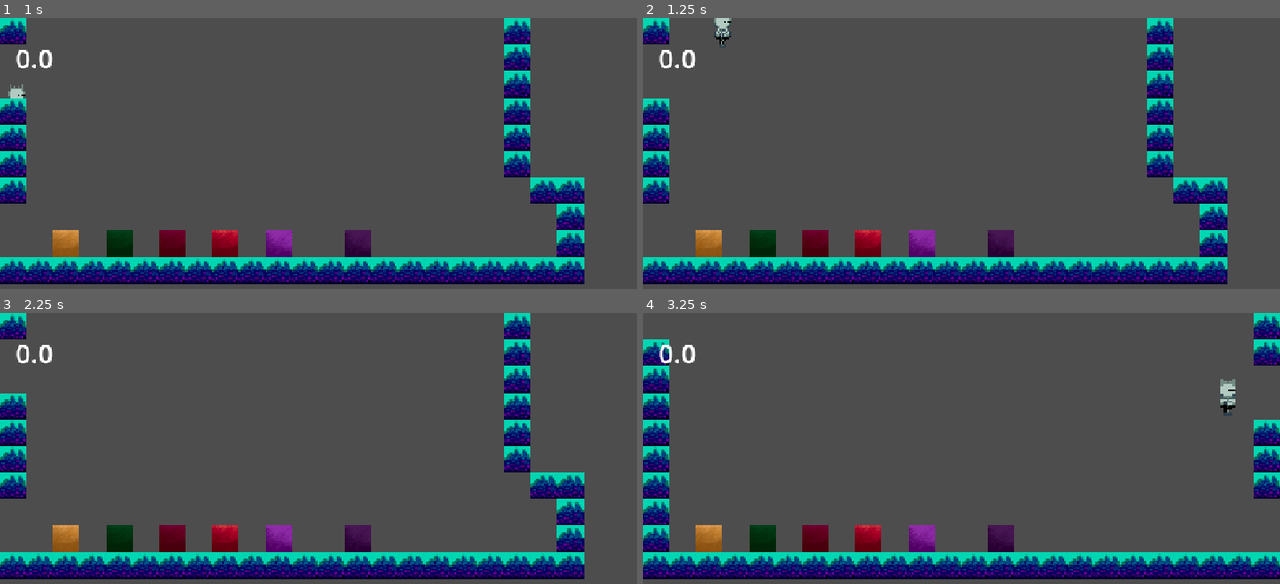
Above: before the commit, frames 1-4 (two rows, left to right).
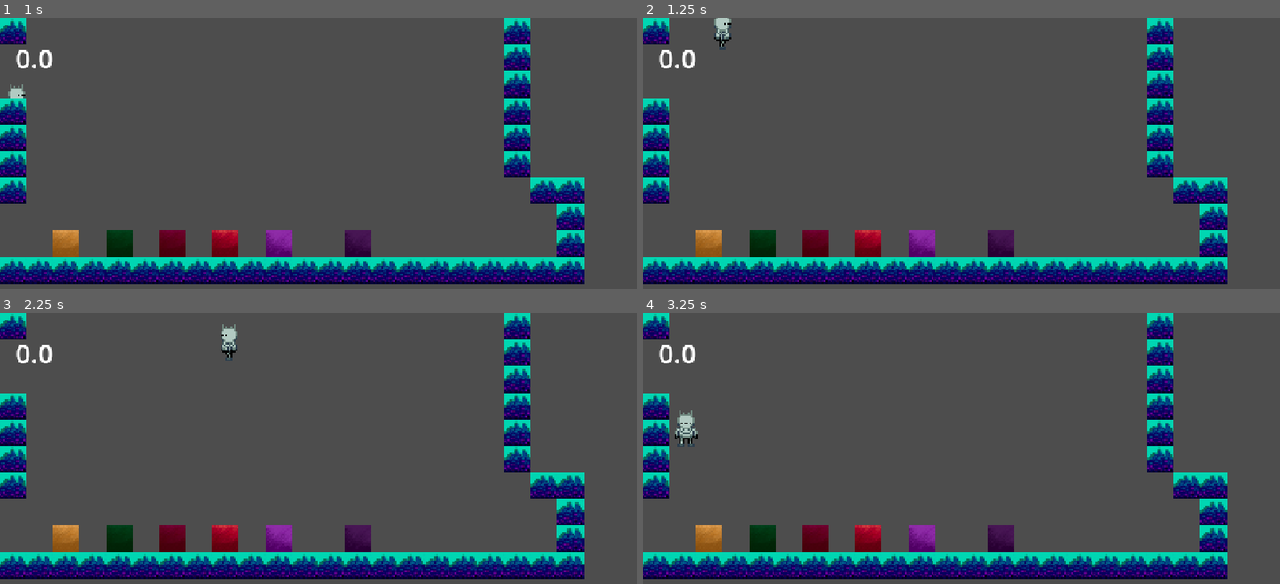
Above: after the commit, the same moments.

Repository: karelisso/R7L_fe
Game: Godot game, scene res://Main.tscn
The game is run twice, just before and just after one commit, with the same random seed, the same clock (stepped at 60 frames per second) and the same inputs. The engine's default icon, where the game draws it, is replaced by a stand-in: a white triangle on a blue panel in a dark square.
Inputs:
- Up to frame 1 (1 s): hold Right (right) from 0.53 s (still down); tap Space (jump) at 0.6, 0.77 s
- Up to frame 2 (1.25 s): keep holding Right (right); tap Space (jump) at 1.07 s
- Up to frame 3 (2.25 s): tap Space (jump) at 1.35, 1.52, 1.82, 2.1 s; tap Enter at 2 s; release Right (right) at 2.03 s; hold Left (left) from 2.03 s (still down)
- Up to frame 4 (3.25 s): keep holding Left (left); tap Space (jump) at 2.85, 3.02 s

Frame 1 is identical in both runs. In frame 2, 0.1% of the frame differs, in the area x 11-14%, y 0-12%; in frame 3, 0.2%; in frame 4, 9.5%, in the area x 0-100%, y 0-99%.

Commit message:
walljump

Diff:
--- a/scene_test/character_body_2d.gd
+++ b/scene_test/character_body_2d.gd
@@ -6,18 +6,26 @@
 var JUMP_VELOCITY = -200.0
 @onready var anim = $AnimatedSprite2D
 
+var can_walljump = true
+var walljump = true
+var can_dash = true
+
 func _init() -> void:
 	gravity = 5.0
 	gravity_growth = 0.01
 
 func _physics_process(_delta):
-
+	var direction := Input.get_axis("left", "right")
 	gravity += gravity_growth
 
 	if not is_on_floor():
 		velocity.y += gravity
+		if walljump and velocity.x ==0 and Input.is_action_just_pressed("jump") and abs(direction) > 0.2:
+			velocity.y = JUMP_VELOCITY
+			walljump = false
 		anim.play("spin")
 	else:
+		walljump = true
 		if velocity.x >0.2:
 			anim.play("walkrigh")
 		elif velocity.x < -0.2:
@@ -27,7 +35,6 @@
 	if Input.is_action_just_pressed("jump") and is_on_floor():
 		velocity.y = JUMP_VELOCITY
 
-	var direction := Input.get_axis("left", "right")
 	if direction:
 		velocity.x = direction * SPEED
 	else:
@@ -40,5 +47,5 @@
 	area.call_deferred("loadlevel")
 	#JUMP_VELOCITY -= 100
 	gravity -= 2
-	if gravity >5:
+	if gravity <5:
 		gravity = 5
